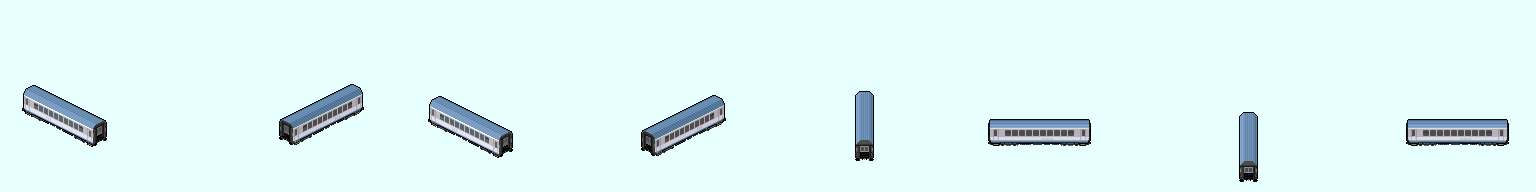
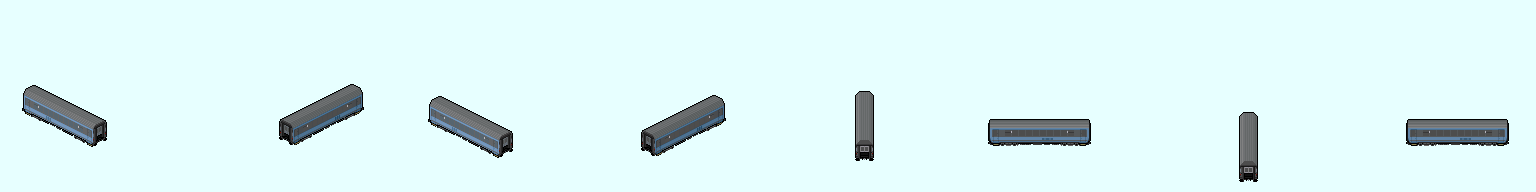
Revision of a layered w=1536, h=192 image; what changed, layer by layer:
added layer "Visible #1" above "Bvcmbz 249 #1" over 24, 85, 1507, 165
